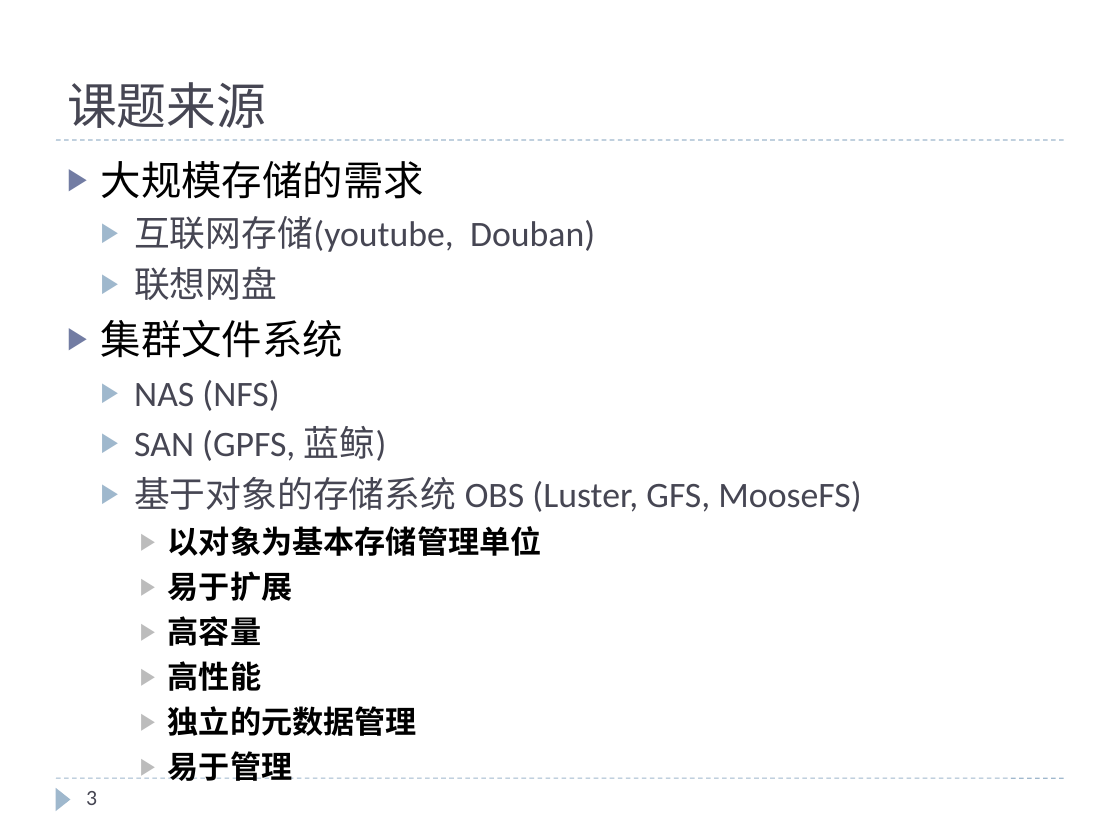
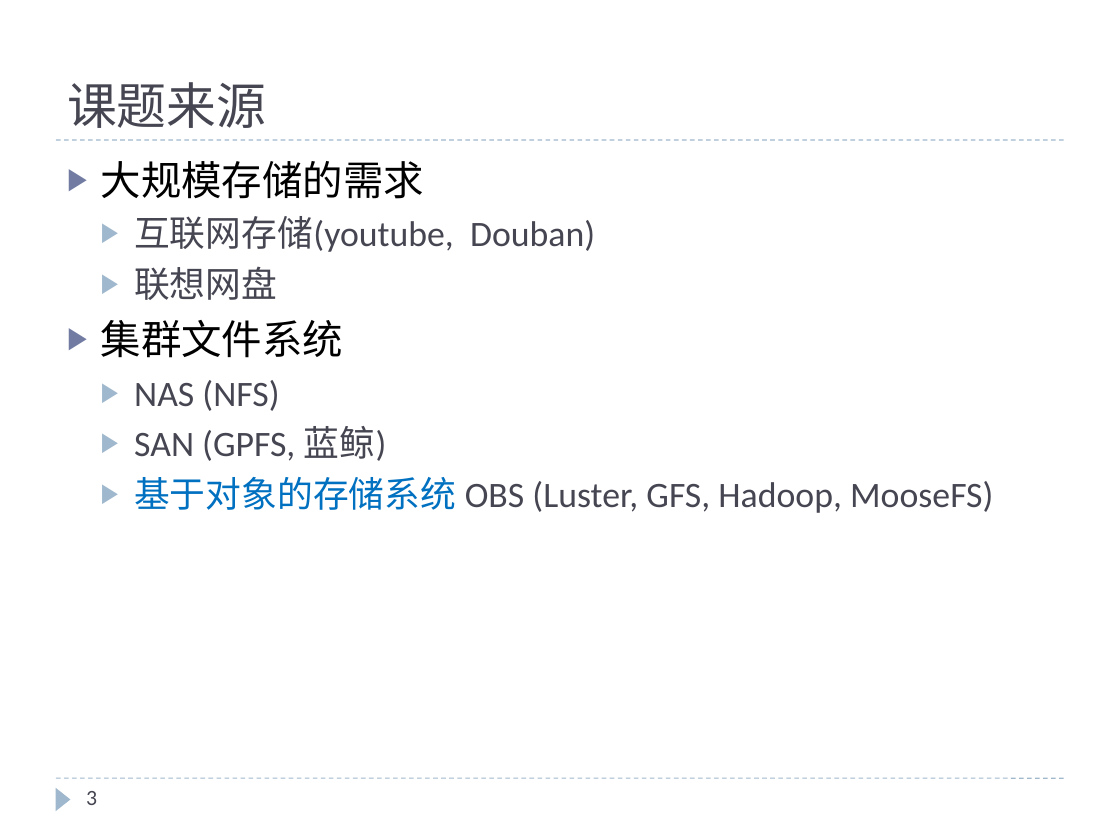
Before and after one commit to cheliequan/idning-paper, a slide deck: slide 3 of draft/MDS集群.pptx. Drawn at 1120x840 pixels with LibreOffice and Linux fonts; fonts in the diff are those of the drawing. Boxes give left, top, right and bottom in pixels: in the first picture for what was removed or moved away, otherwise in the second. Text is boxed around its words. In the diff, an @@ line names an element or a change of style, - is before the commit and + after.

```diff
--- a/draft/MDS集群.pptx
+++ b/draft/MDS集群.pptx
@@ text at (x1=134, y1=477, x2=993, y2=513): text changed; size 20 to 23 pt; text colour #000000 to #464653; bold off @@
-  ▶ 基于对象的存储系统 OBS (Luster, GFS, MooseFS)
-    ▶ 以对象为基本存储管理单位
-    ▶ 易于扩展
-    ▶ 高容量
-    ▶ 高性能
-    ▶ 独立的元数据管理
-    ▶ 易于管理
+  ▶ 基于对象的存储系统 OBS (Luster, GFS, Hadoop, MooseFS)
```
Also in this commit, not shown: 10 other slides changed, 2 slides removed, 1 other file.
